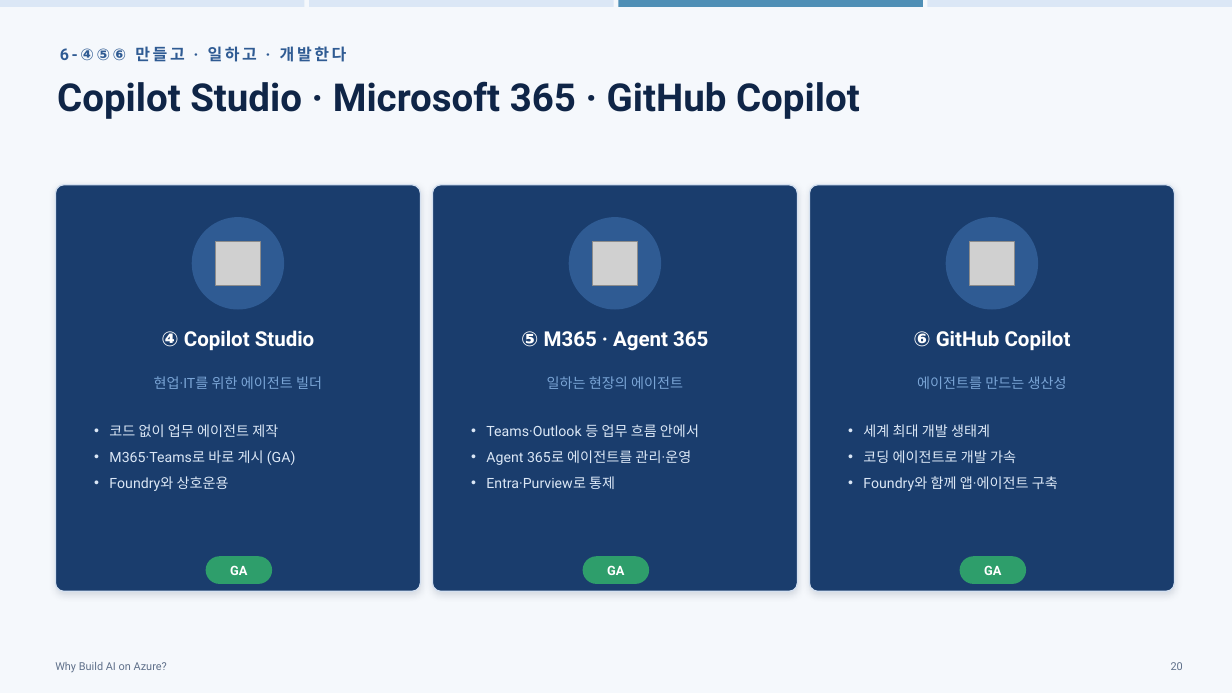
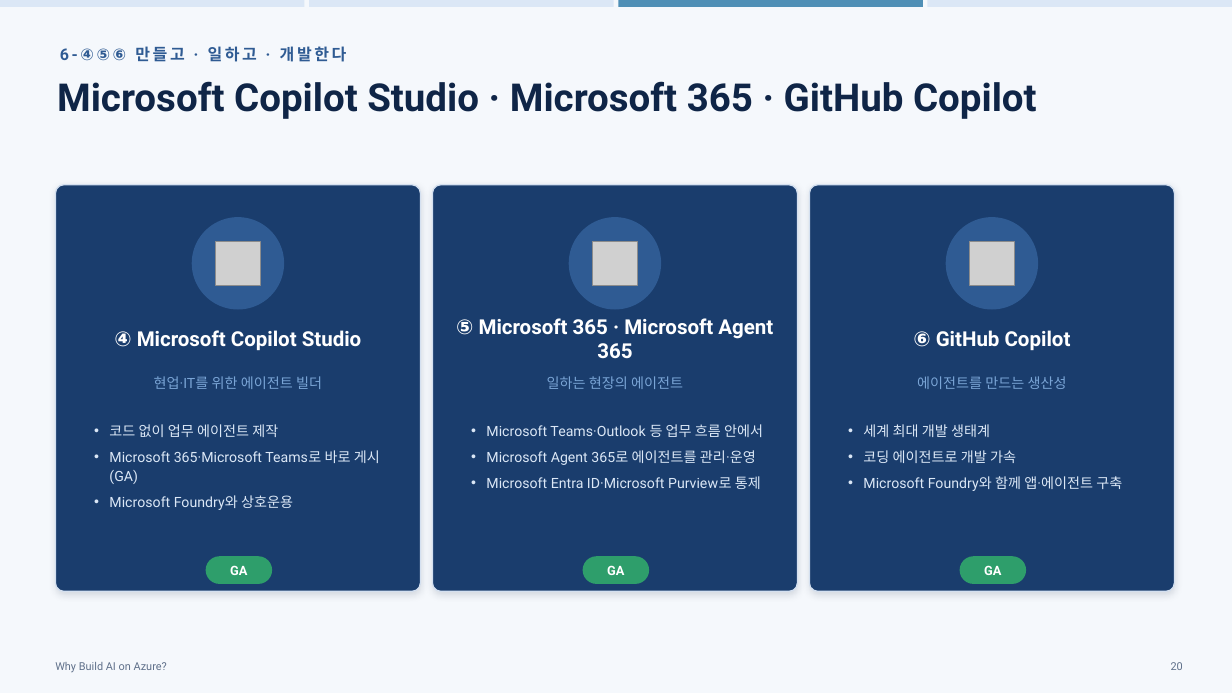
Before and after one commit to hijigoo/why-build-ai-on-azure, a slide deck: slide 20 of PROD-why-build-ai-on-azure.pptx. Drawn at 1232x693 pixels with LibreOffice and Linux fonts; fonts in the diff are those of the drawing; grey boxes stand for pictures. Boxes give left, top, right and bottom in pixels: in the first picture for what was removed or moved away, otherwise in the second. Text is boxed around its words. In the diff, an @@ line names an element or a change of style, - is before the commit and + after.

```diff
--- a/PROD-why-build-ai-on-azure.pptx
+++ b/PROD-why-build-ai-on-azure.pptx
@@ text at (57, 81, 1037, 119): text changed @@
-Copilot Studio · Microsoft 365 · GitHub Copilot
+Microsoft Copilot Studio · Microsoft 365 · GitHub Copilot
@@ text at (456, 318, 773, 359): text changed @@
-⑤ M365 · Agent 365
+⑤ Microsoft 365 · Microsoft Agent 365
@@ text at (114, 330, 361, 350): text changed @@
-④ Copilot Studio
+④ Microsoft Copilot Studio
@@ text at (486, 424, 763, 489): text changed @@
-• Teams·Outlook 등 업무 흐름 안에서
-• Agent 365로 에이전트를 관리·운영
-• Entra·Purview로 통제
+• Microsoft Teams·Outlook 등 업무 흐름 안에서
+• Microsoft Agent 365로 에이전트를 관리·운영
+• Microsoft Entra ID·Microsoft Purview로 통제
@@ text at (109, 450, 380, 510): text changed @@
-• M365·Teams로 바로 게시 (GA)
-• Foundry와 상호운용
+• Microsoft 365·Microsoft Teams로 바로 게시 (GA)
+• Microsoft Foundry와 상호운용
@@ text at (863, 476, 1122, 491): text changed @@
-• Foundry와 함께 앱·에이전트 구축
+• Microsoft Foundry와 함께 앱·에이전트 구축
```
Also in this commit, not shown: 17 other slides changed, 1 other file.
